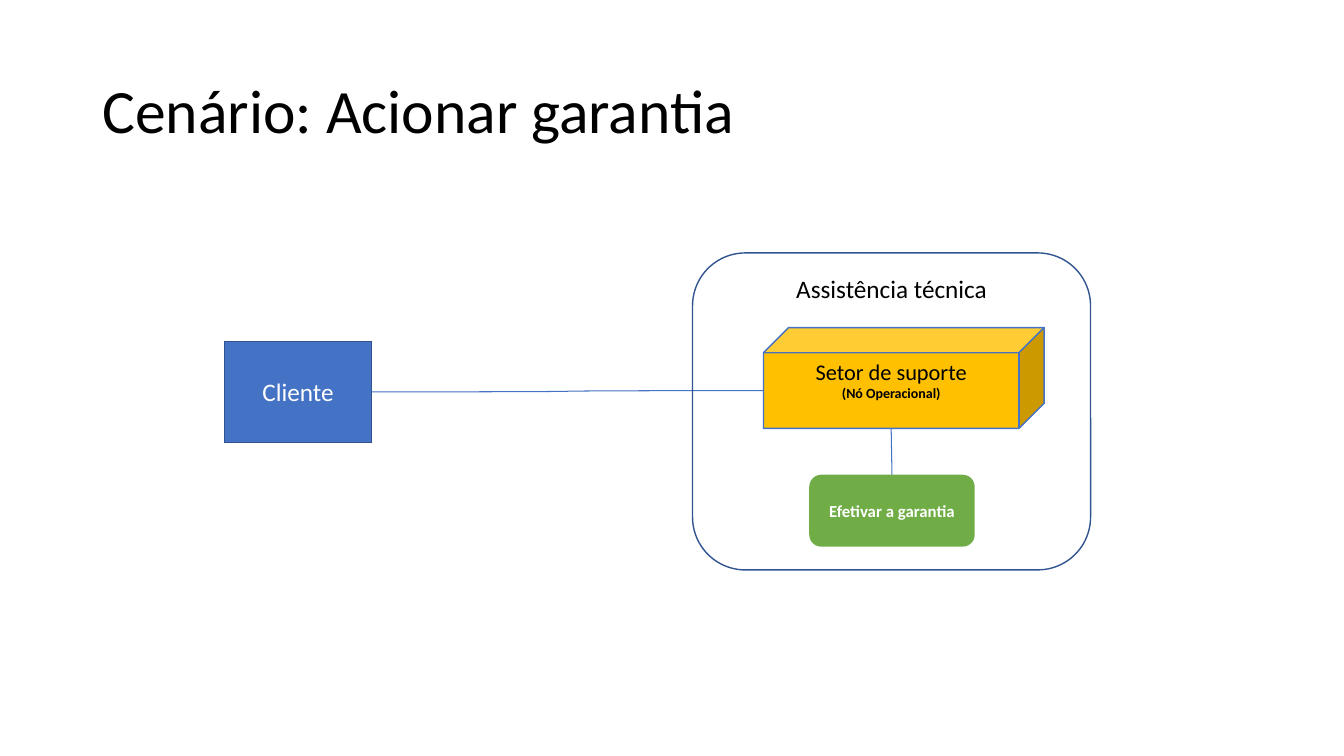
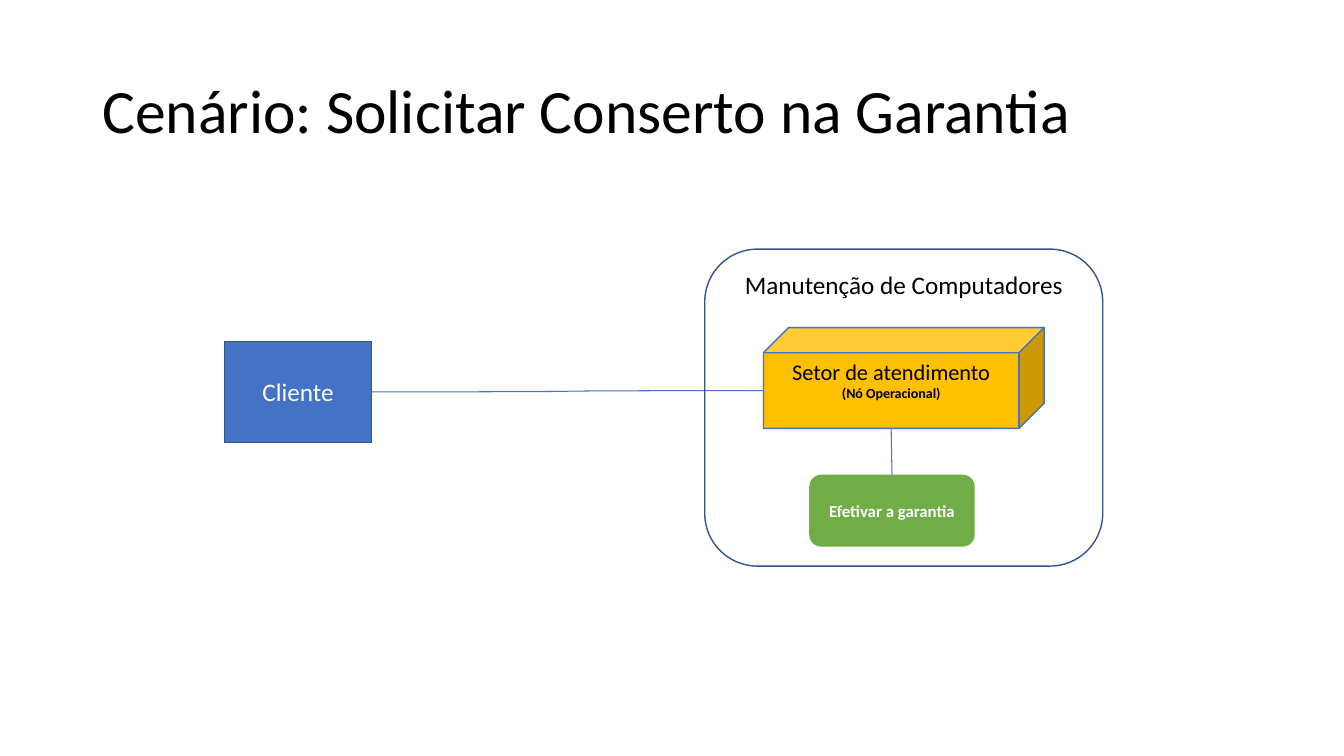
Before and after one commit to Vini505/Artefatos0, a slide deck: slide 5 of artefatos/15. Arquitetura de Negócio para cada Cenário.pptx. Drawn at 1344x756 pixels with LibreOffice and Linux fonts; fonts in the diff are those of the drawing. Boxes give left, top, right and bottom in pixels: in the first picture for what was removed or moved away, otherwise in the second. Text is boxed around its words. In the diff, an @@ line names an element or a change of style, - is before the commit and + after.

```diff
--- a/artefatos/15. Arquitetura de Negócio para cada Cenário.pptx
+++ b/artefatos/15. Arquitetura de Negócio para cada Cenário.pptx
@@ title at (102,90,1070,134): text changed @@
-Cenário: Acionar garantia
+Cenário: Solicitar Conserto na Garantia
@@ rounded rectangle "Manutenção de Computadores": place and size @@
-rounded rectangle "Manutenção de Computadores" at (693,253,1091,571)
+rounded rectangle "Manutenção de Computadores" at (705,249,1103,567)
@@ text in rounded rectangle at (745,276,1063,299): text changed @@
-Assistência técnica
+Manutenção de Computadores
@@ text in cube at (792,364,990,380): text changed @@
-Setor de suporte
+Setor de atendimento
```
Also in this commit, not shown: 4 other slides changed.
